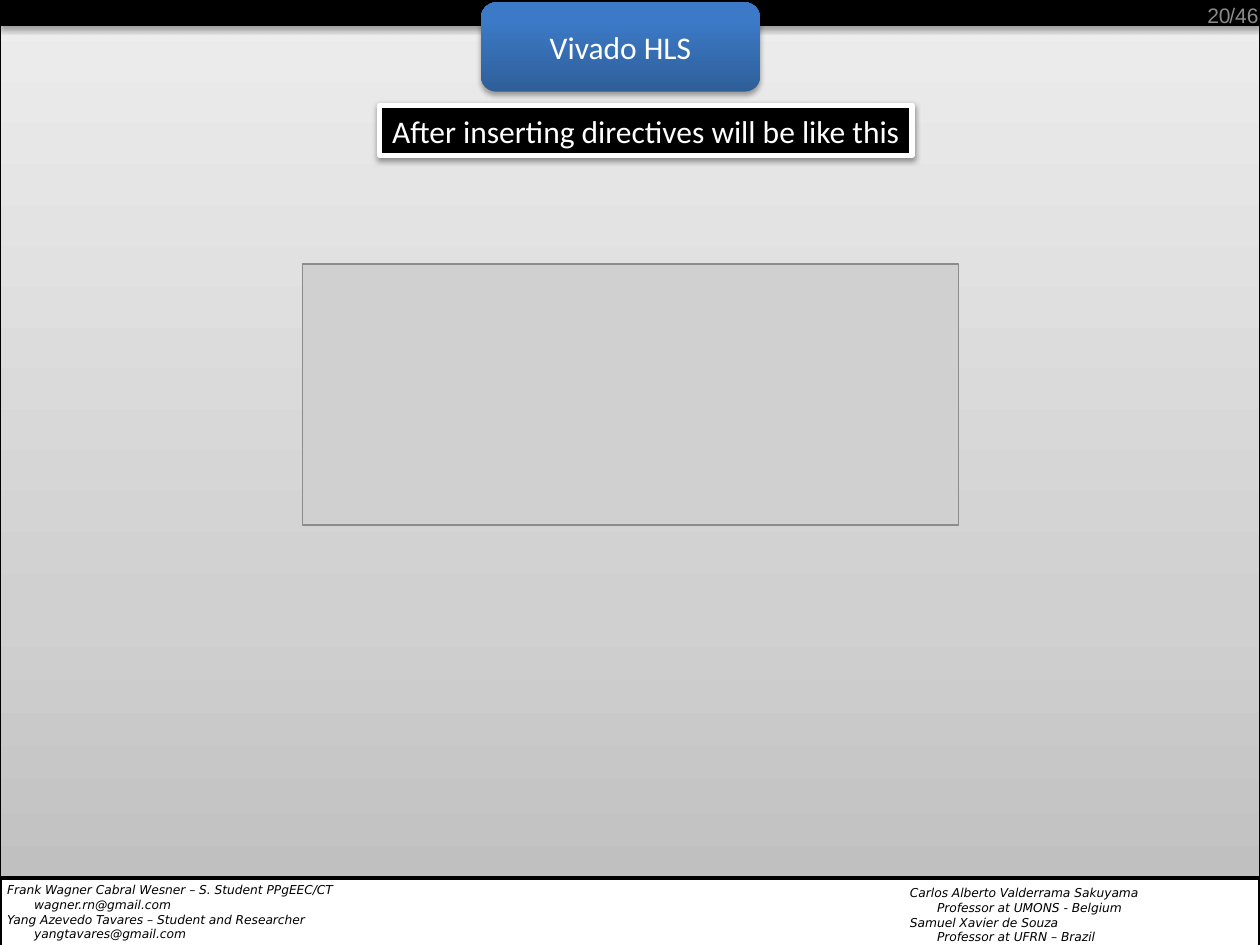
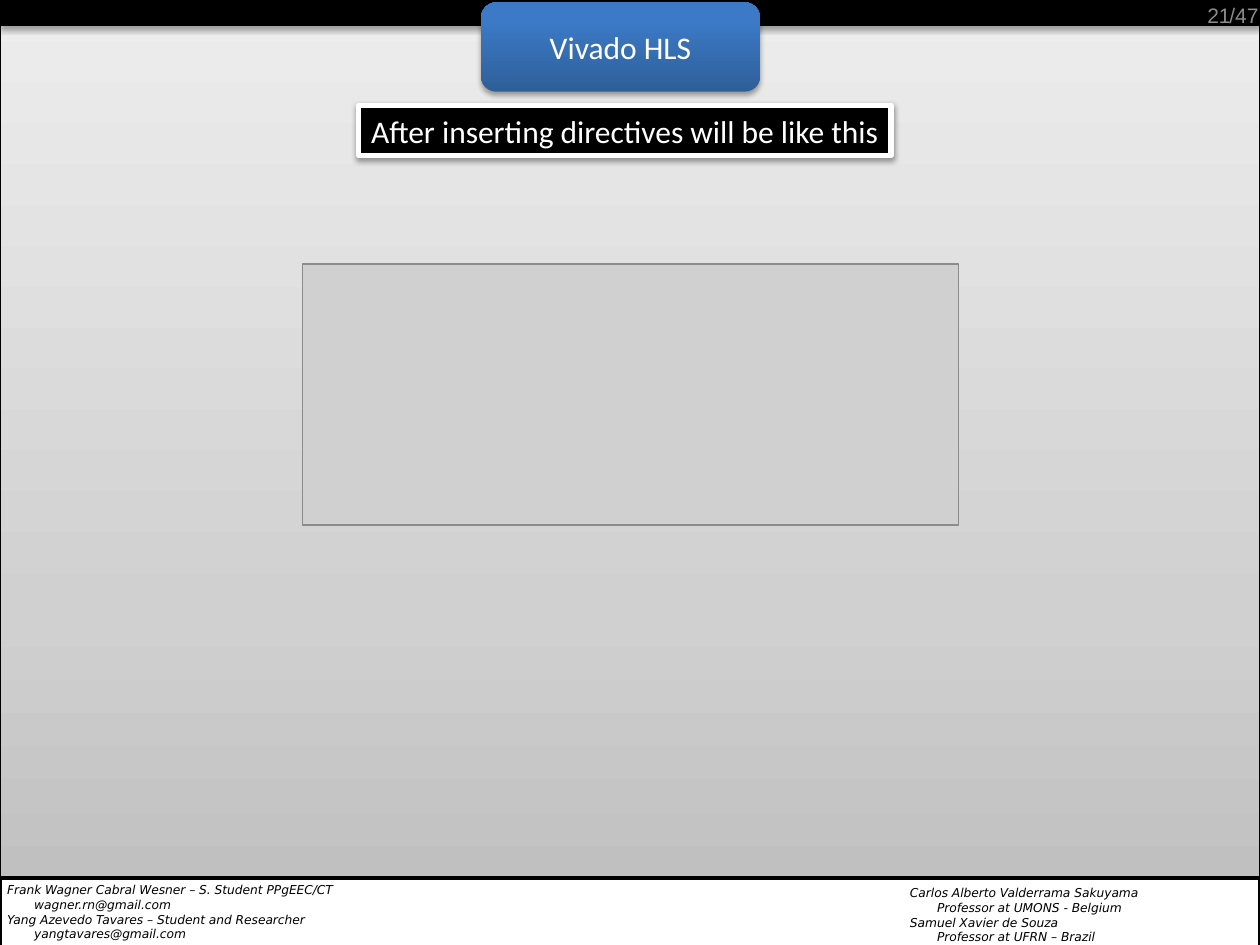
Before and after one commit to wagnerrn/pynq-primenumber, a slide deck: slide 21 of misc/primenumber_final_1.pptx (slide 20 before the commit). Drawn at 1260x945 pixels with LibreOffice and Linux fonts; fonts in the diff are those of the drawing; grey boxes stand for pictures; background and template pictures are left out. Boxes give left, top, right and bottom in pixels: in the first picture for what was removed or moved away, otherwise in the second. Text is boxed around its words. In the diff, an @@ line names an element or a change of style, - is before the commit and + after.

```diff
--- a/misc/primenumber_final_1.pptx
+++ b/misc/primenumber_final_1.pptx
@@ page number at [1207, 8, 1230, 28]: text changed @@
-20
+21
@@ text at [1229, 8, 1258, 28]: text changed @@
-/46
+/47
@@ rectangle "After inserting directives will be ...": place and size @@
-rectangle "After inserting directives will be ..." at [379, 106, 912, 156]
+rectangle "After inserting directives will be ..." at [359, 106, 892, 156]
@@ rectangle "After inserting directives will be ..." at [359, 106, 892, 156]: alignment left to centre @@
```
Also in this commit, not shown: 45 other slides changed, 1 slide added.
